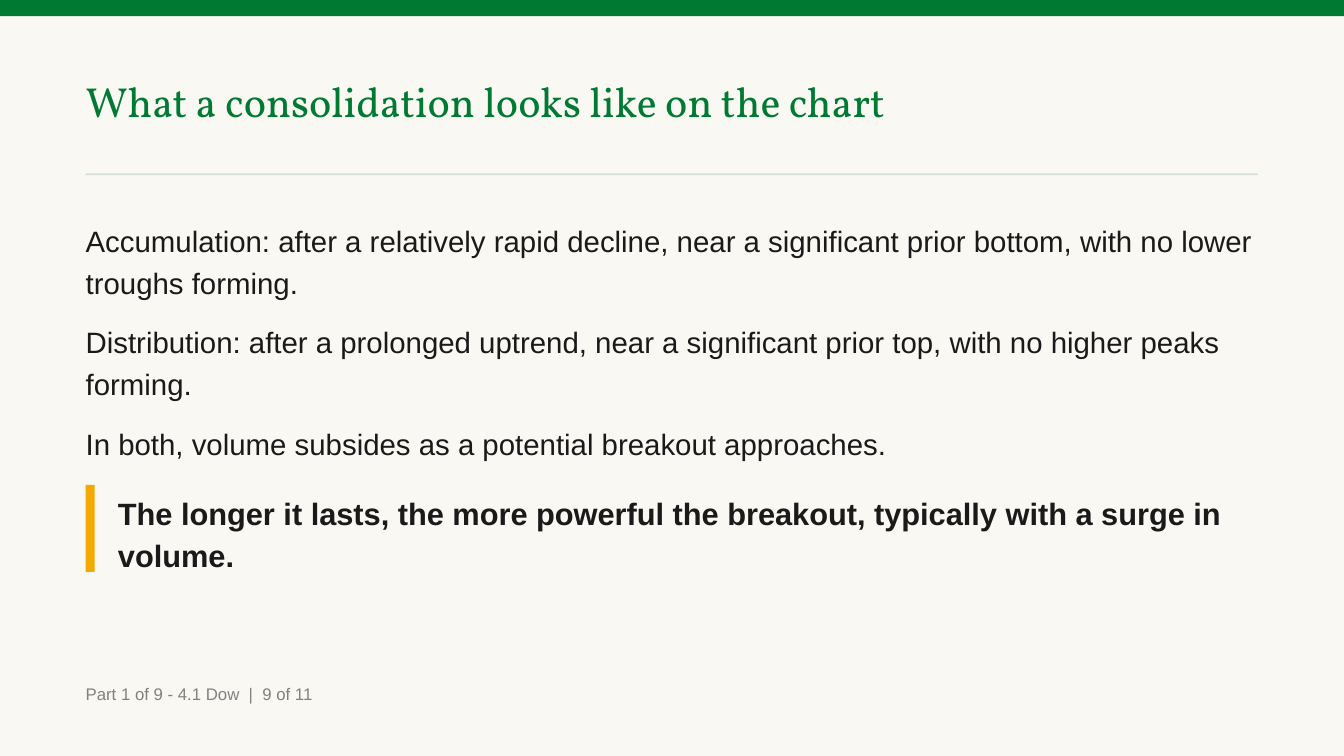
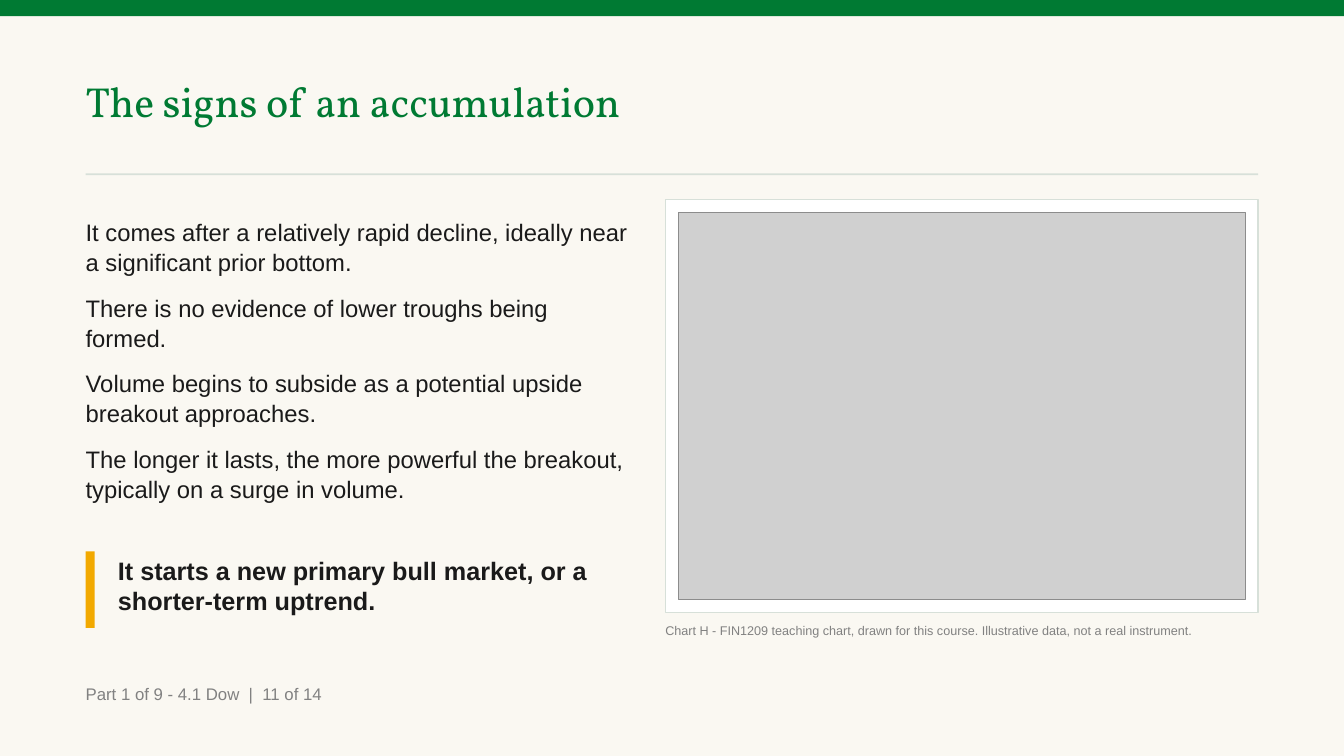
Before and after one commit to benjiesotelo-sudo/Telos_FIN1209, a slide deck: slide 16 of chapter-04/FIN1209-Chapter-04.pptx (slide 12 before the commit). Drawn at 1344x756 pixels with LibreOffice and Linux fonts; fonts in the diff are those of the drawing; grey boxes stand for pictures. Boxes give left, top, right and bottom in pixels: in the first picture for what was removed or moved away, otherwise in the second. Text is boxed around its words. In the diff, an @@ line names an element or a change of style, - is before the commit and + after.

Commit message:
Revise Chapter 4 after the instructor's review: a picture beside every idea
The instructor opened the first build, 46 slides, and sent it back for three
reasons. This is the second build, 79 slides and 136 minutes at the
calibrated rate, against 188 and 219 for Chapter 3.

1. Slides with no picture could not be taught from. Every teaching slide but
   one now has a picture beside it: a book figure where the book has one,
   otherwise one of eighteen charts of our own, lettered A to R. Ten of them
   carry section 4.1, where the book spends three pages on who buys and who
   sells in each phase with no figure at all.

2. A check showed its answer on the question slide, which cannot be
   presented. Every check is a question slide and then a reveal slide again,
   as in Chapters 1 to 3, and the same-slide renderer is removed from
   deckkit.

3. It taught less than the book does. All 32 of the book's figures are now
   placed, each with what the book says about it, against 19 before.
   Section 4.2 teaches every one of the book's pattern lists, with the
   shapes sketched from the one line descriptions in the book's own Chapter
   13, and the book's worked example of one ascending triangle in three
   locations. Eleven checks, up from eight.

Where a section uses a tool the book has not taught yet, the slide stops
where the book stops and says so in a caption.

chartkit gains two forms, annotated and gallery, drawn at the size of a
Pair's picture column. Both editions of Chapters 1 to 3 rebuild byte for
byte and their six PDFs are identical by text.

The committed deck embeds exactly the eighteen charts this build drew and a
placeholder for every book figure.

```diff
--- a/chapter-04/FIN1209-Chapter-04.pptx
+++ b/chapter-04/FIN1209-Chapter-04.pptx
@@ text at (x1=86, y1=87, x2=621, y2=128): text changed @@
-What a consolidation looks like on the chart
+The signs of an accumulation
@@ rectangle added at (x1=665, y1=200, x2=1258, y2=613), fill #FFFFFF, outline #D7E0D9 1 pt @@
@@ text at (x1=86, y1=223, x2=627, y2=503): text changed; size 21 to 17 pt @@
-Accumulation: after a relatively rapid decline, near a significant prior bottom, with no lower troughs forming.
-Distribution: after a prolonged uptrend, near a significant prior top, with no higher peaks forming.
-In both, volume subsides as a potential breakout approaches.
+It comes after a relatively rapid decline, ideally near a significant prior bottom.
+There is no evidence of lower troughs being formed.
+Volume begins to subside as a potential upside breakout approaches.
+The longer it lasts, the more powerful the breakout, typically on a surge in volume.
@@ picture added at (x1=679, y1=213, x2=1245, y2=600) @@
@@ rectangle resized from (x1=86, y1=485, x2=95, y2=572) to (x1=86, y1=552, x2=95, y2=628) @@
@@ text at (x1=118, y1=561, x2=587, y2=616): text changed; size 22 to 18 pt @@
-The longer it lasts, the more powerful the breakout, typically with a surge in volume.
+It starts a new primary bull market, or a shorter-term uptrend.
@@ text added at (x1=665, y1=626, x2=1192, y2=638), 9 pt, text #818181 @@
+Chart H - FIN1209 teaching chart, drawn for this course. Illustrative data, not a real instrument.
@@ text at (x1=86, y1=688, x2=322, y2=700): text changed @@
-Part 1 of 9 - 4.1 Dow | 9 of 11
+Part 1 of 9 - 4.1 Dow | 11 of 14
```
Also in this commit, not shown: 40 other slides changed, 33 slides added, 10 other files.
